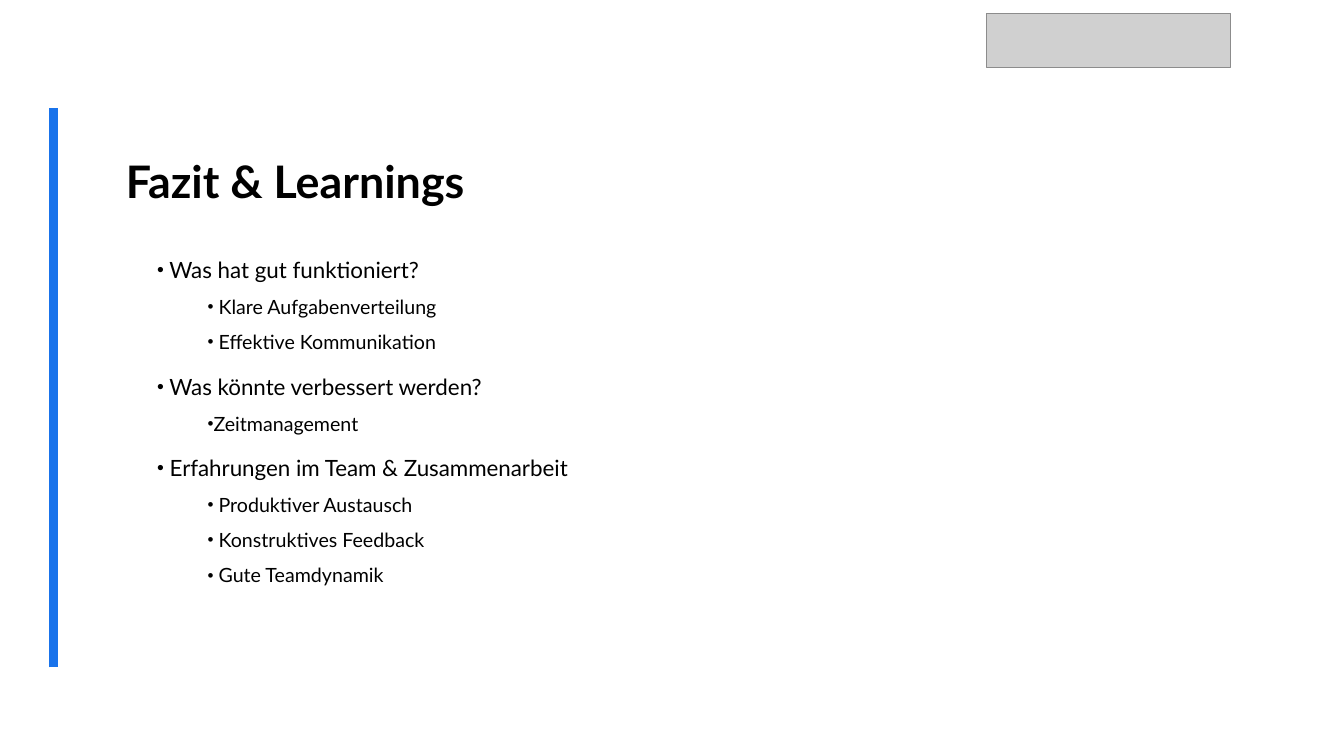
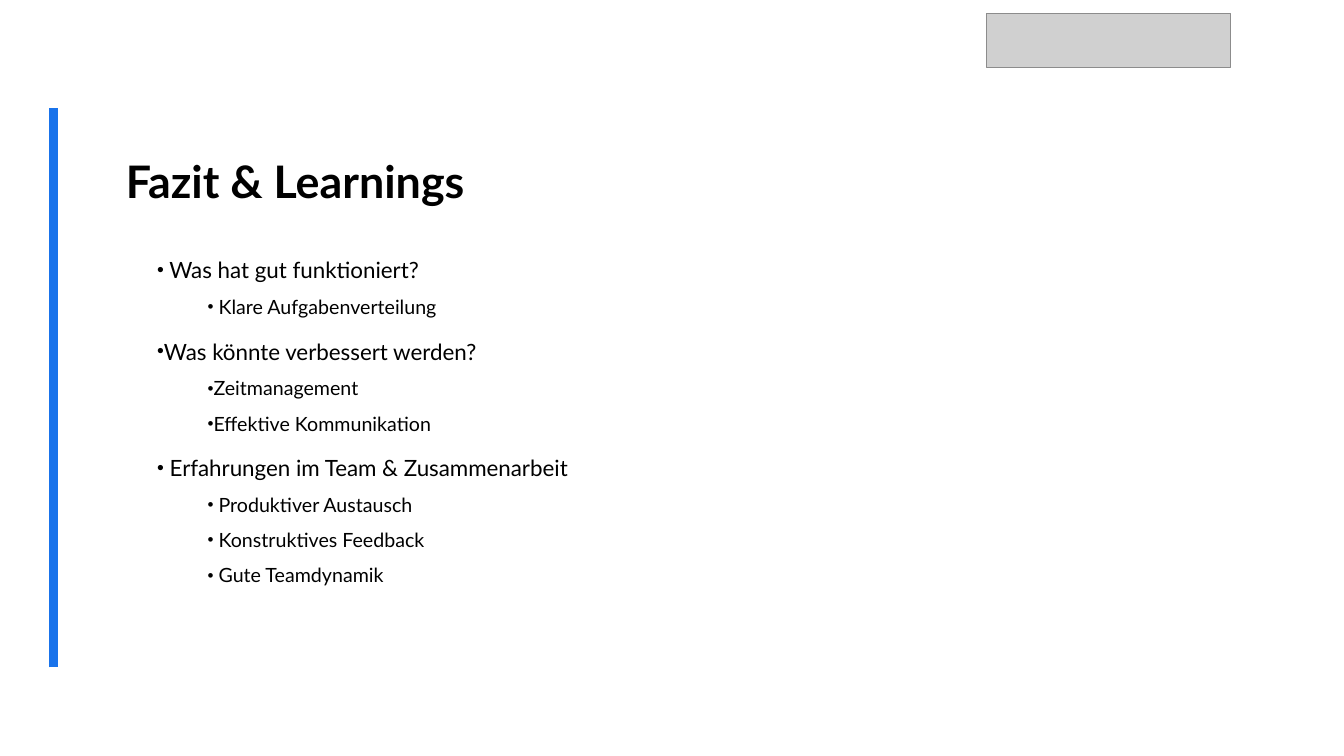
Before and after one commit to MasterLini/HomeSphere, a slide deck: slide 17 of Project-management/999. Abschlusspräsentation/Abschlusspräsentation 25.02.2025 HomeSphere.pptx. Drawn at 1344x756 pixels with LibreOffice and Linux fonts; fonts in the diff are those of the drawing; grey boxes stand for pictures; background and template pictures are left out. Boxes give left, top, right and bottom in pixels: in the first picture for what was removed or moved away, otherwise in the second. Text is boxed around its words. In the diff, an @@ line names an element or a change of style, - is before the commit and + after.

```diff
--- a/Project-management/999. Abschlusspräsentation/Abschlusspräsentation 25.02.2025 HomeSphere.pptx
+++ b/Project-management/999. Abschlusspräsentation/Abschlusspräsentation 25.02.2025 HomeSphere.pptx
@@ text at (219, 334, 436, 349): paragraph removed @@
-  • Effektive Kommunikation
@@ text at (214, 416, 431, 431): paragraph added @@
+  • Effektive Kommunikation
```
Also in this commit, not shown: 3 other slides changed.
